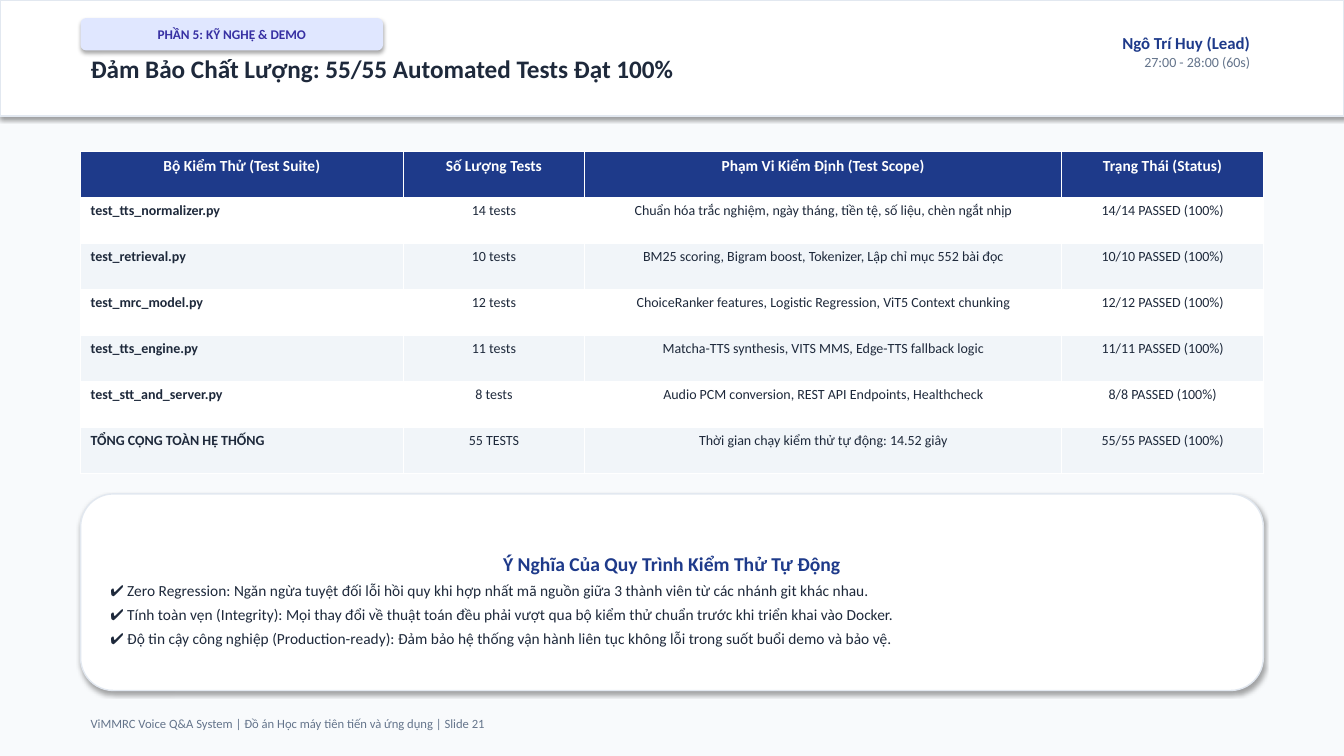
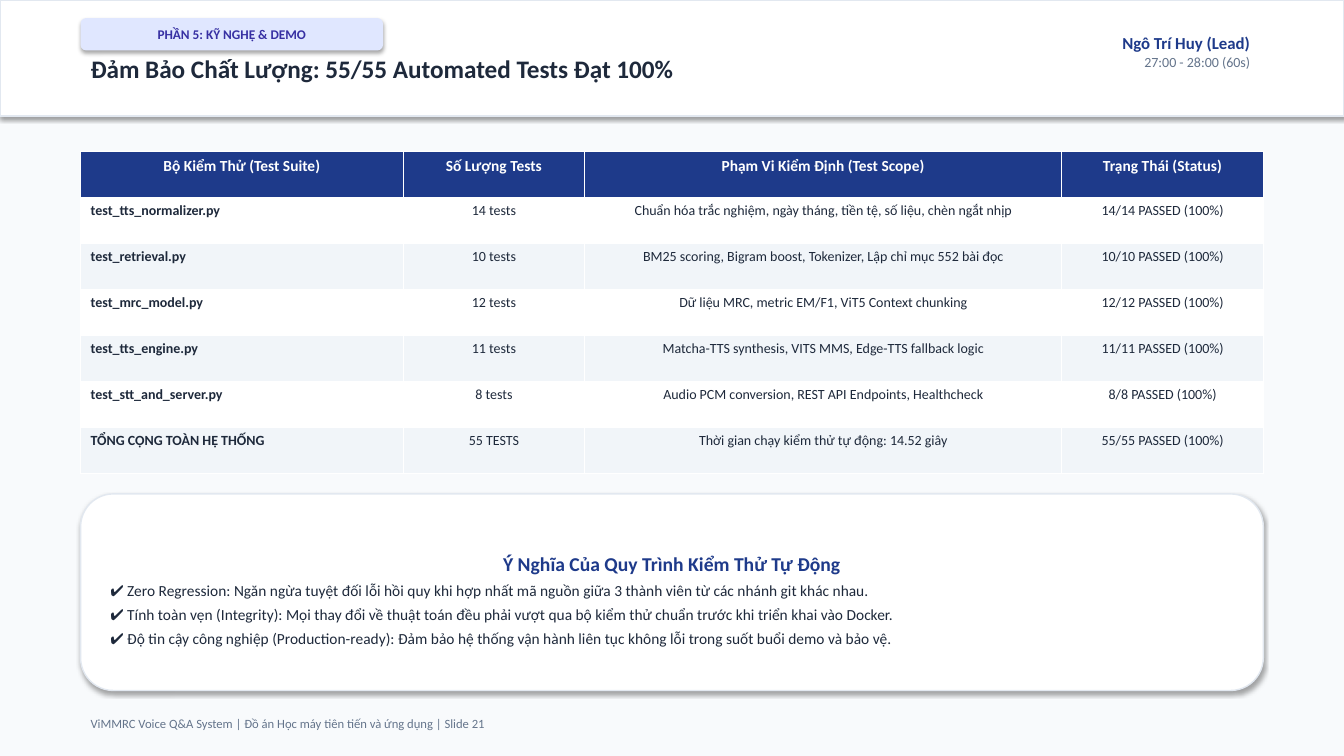
Before and after one commit to ngohuy04022000/vimmrc-qa-voice, a slide deck: slide 21 of docs/ViMMRC_Presentation_30min.pptx. Drawn at 1344x756 pixels with LibreOffice and Linux fonts; fonts in the diff are those of the drawing. Boxes give left, top, right and bottom in pixels: in the first picture for what was removed or moved away, otherwise in the second. Text is boxed around its words. In the diff, an @@ line names an element or a change of style, - is before the commit and + after.

```diff
--- a/docs/ViMMRC_Presentation_30min.pptx
+++ b/docs/ViMMRC_Presentation_30min.pptx
@@ table at (81, 151, 1263, 474) @@
-row 4, column 3: ChoiceRanker features, Logistic Regression, ViT5 Context chunking
+row 4, column 3: Dữ liệu MRC, metric EM/F1, ViT5 Context chunking
```
Also in this commit, not shown: 6 other slides changed, 1 other file.
